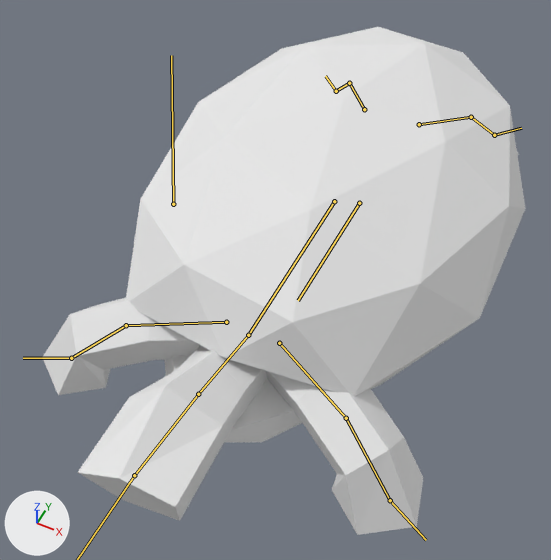
Two versions of the Blender file Assets/FBX/Tortoise/tortoise.blend, one commit apart.
Both versions are drawn from a camera (50 mm lens) standing at (1.25, -3.33, 3.63) and looking at (-0.1, -0.62, 0.25). Every picture has the same lights, and +X, +Y and +Z are marked at lower left. The bones that bend it are drawn over the model as lines.
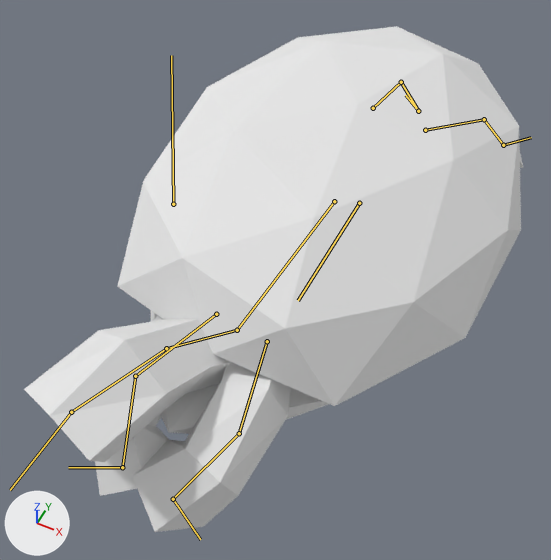
The newer file adds an action. The first version stands in its rest pose; the second is drawn at frame 27 of the action 'Turn'.

Location of each change, [x1, y1, x2, y2] in pixels of the pictures (551 x 560 px):
'Icosphere', posed: before [42, 27, 526, 535]; after [24, 26, 523, 532]
bone 'Body', root to tip: before (334, 201) to (248, 335); after (334, 201) to (237, 330)
bone 'FrontLeft_control', root to tip: before (390, 500) to (426, 540); after (173, 499) to (200, 539)
bone 'FrontRight_control', root to tip: before (71, 358) to (23, 358); after (122, 467) to (68, 467)
bone 'BackRight_control', root to tip: before (336, 91) to (325, 76); after (418, 111) to (405, 95)
bone 'BackLeft_control', root to tip: before (494, 135) to (521, 128); after (503, 145) to (531, 137)

The edits, one by one:
Bone 'Body' (bone_body) turns from (0, 0, 0) to (0, -6, 4) degrees about its own x, y and z.
Bone 'FrontLeft_control' (bone_frontleft_control) moves from (0.0, 0.0, 0.0) to (0.882, -0.652, 0.012).
Bone 'FrontRight_control' (bone_frontright_control) moves from (0.0, 0.0, 0.0) to (-0.7, -0.396, 0.0).
Bone 'BackRight_control' (bone_backright_control) moves from (0.0, 0.0, 0.0) to (0.51, -0.471, 0.0).
Bone 'BackLeft_control' (bone_backleft_control) moves from (0.0, 0.0, 0.0) to (0.129, 0.0, 0.0).
Bone 'Head_control' (bone_head_control) moves from (0.0, 0.0, 0.0) to (0.396, -0.104, 0.075).
